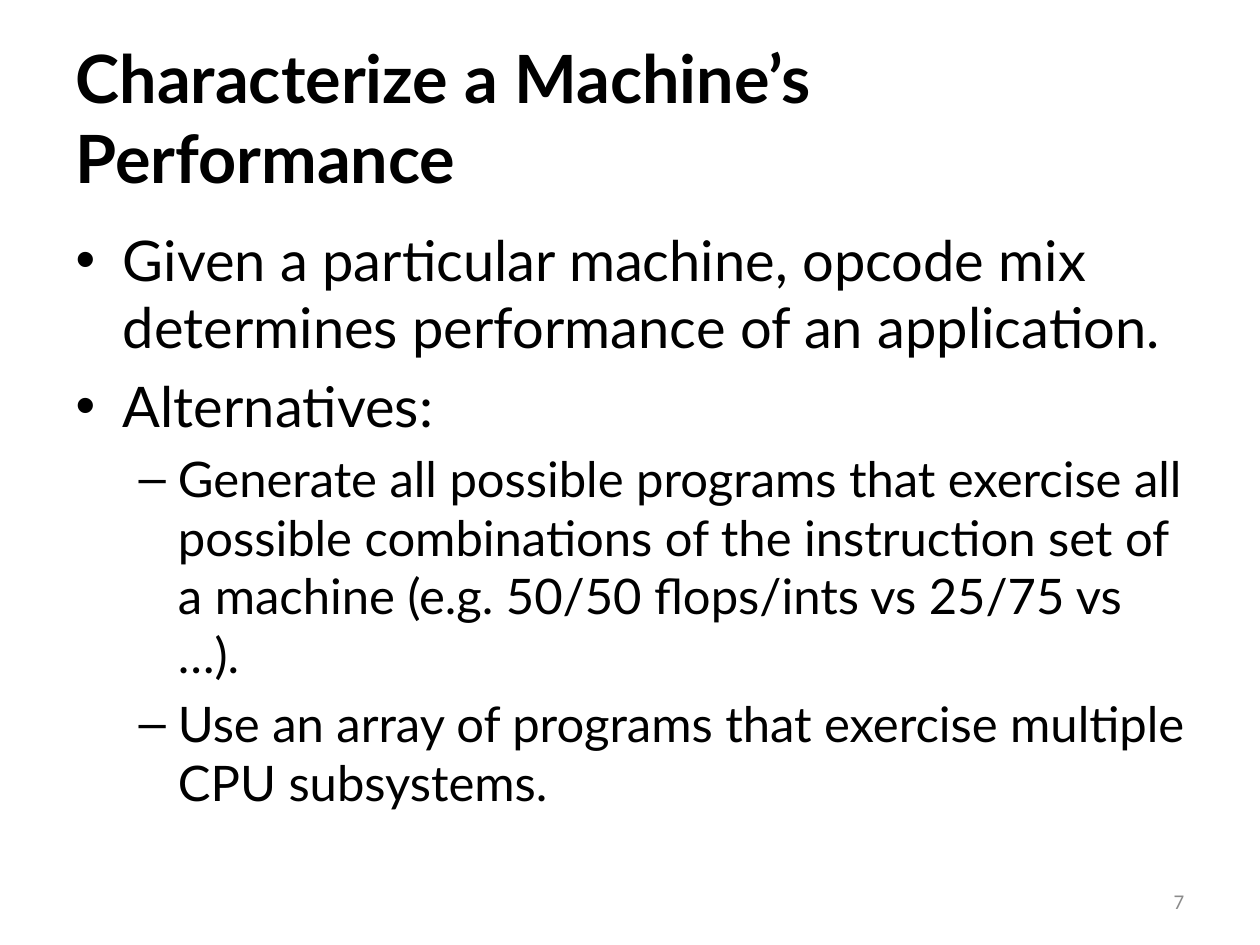
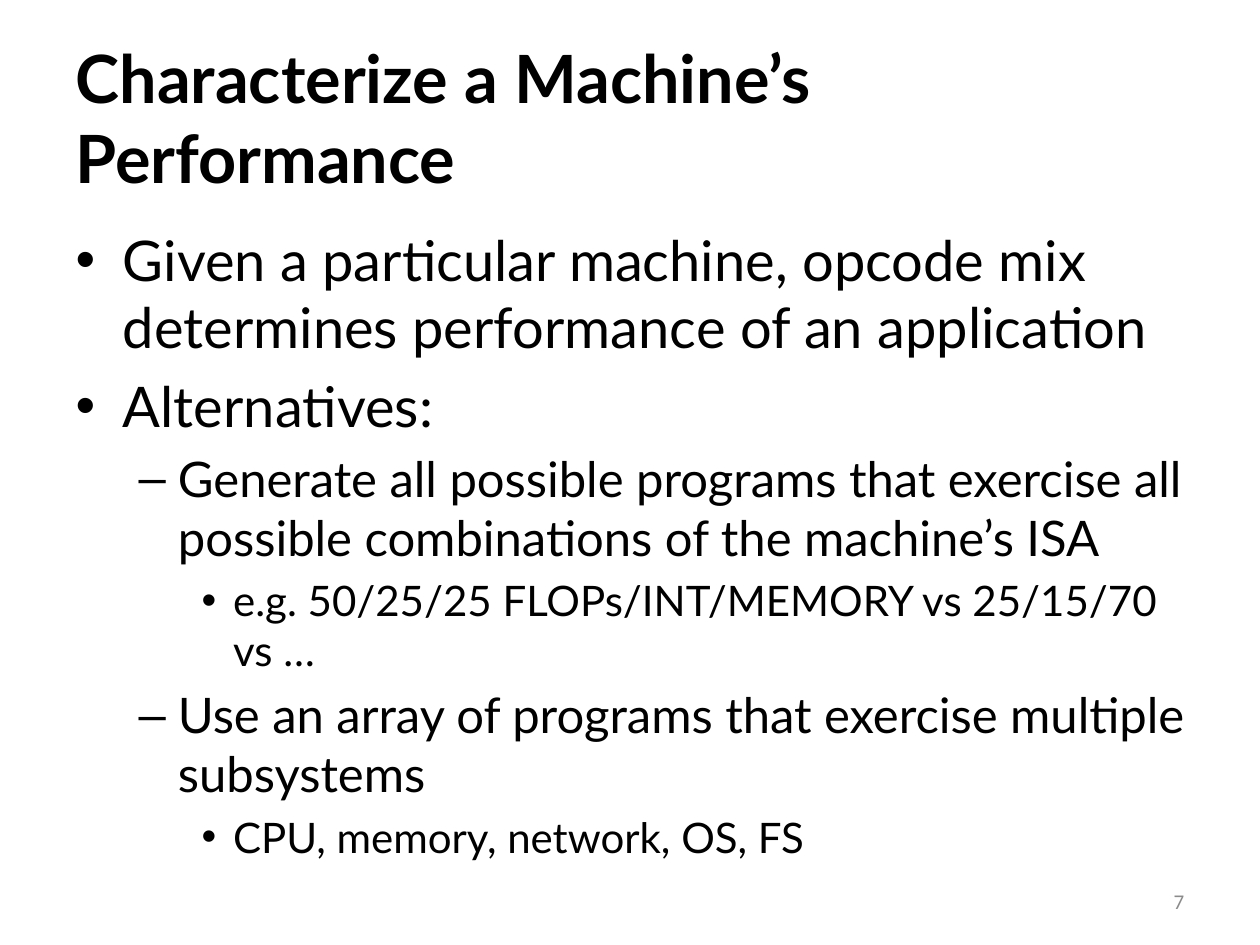
Before and after one commit to ivotron/varsys16, a slide deck: slide 7 of slides.pptx. Drawn at 1260x945 pixels with LibreOffice and Linux fonts; fonts in the diff are those of the drawing. Boxes give left, top, right and bottom in pixels: in the first picture for what was removed or moved away, otherwise in the second. Text is boxed around its words. In the diff, an @@ line names an element or a change of style, - is before the commit and + after.

```diff
--- a/slides.pptx
+++ b/slides.pptx
@@ text at [123, 239, 1147, 358]: text changed @@
-• Given a particular machine, opcode mix determines performance of an application.
+• Given a particular machine, opcode mix determines performance of an application
@@ text at [178, 461, 1184, 861]: text changed @@
-  – Generate all possible programs that exercise all possible combinations of the instruction set of a machine (e.g. 50/50 flops/ints vs 25/75 vs …).
-  – Use an array of programs that exercise multiple CPU subsystems.
+  – Generate all possible programs that exercise all possible combinations of the machine’s ISA
+    • e.g. 50/25/25 FLOPs/INT/MEMORY vs 25/15/70 vs …
+  – Use an array of programs that exercise multiple subsystems
+    • CPU, memory, network, OS, FS
```
Also in this commit, not shown: 18 other slides changed, 3 slides added, 3 slides removed.
